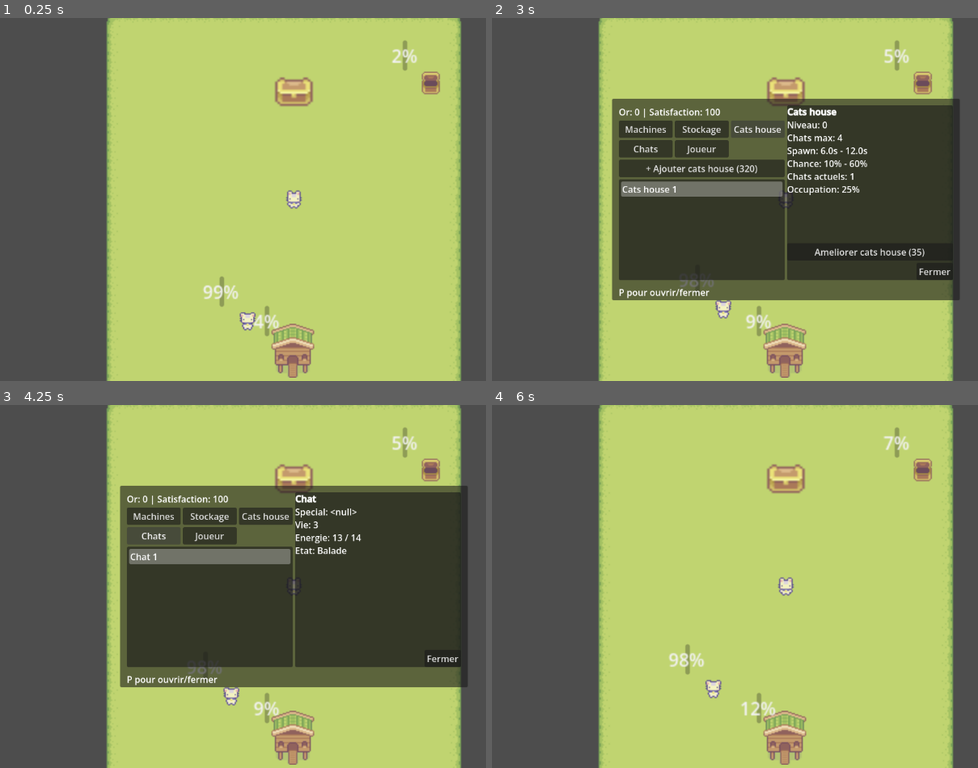
Above: before the commit, frames 1-4 (two rows, left to right).
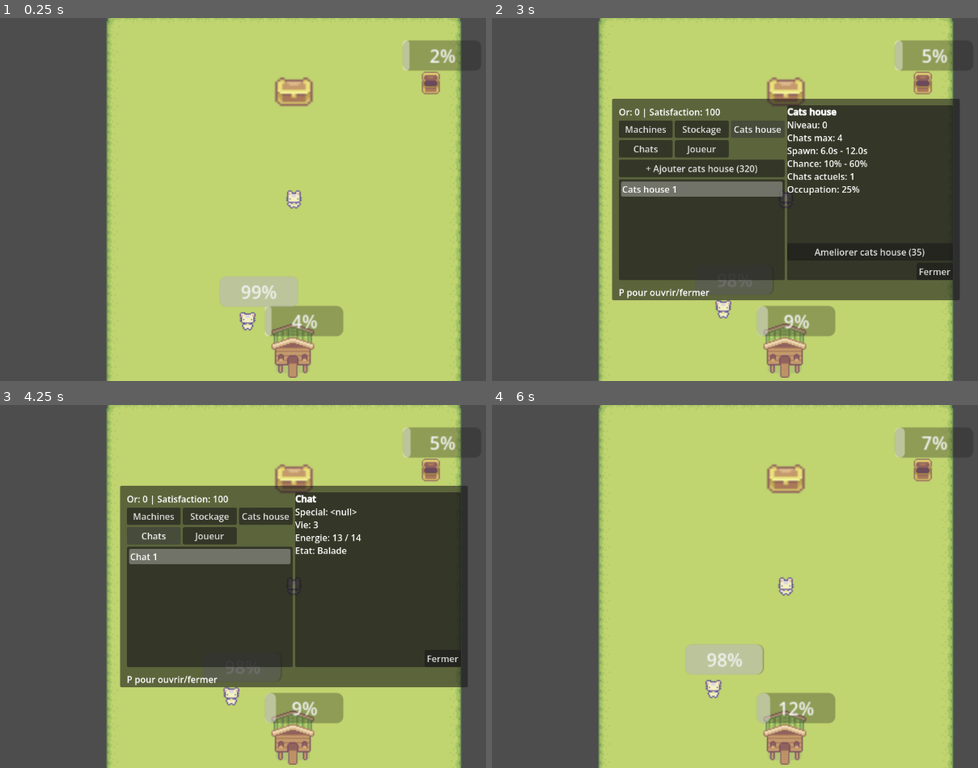
Above: after the commit, the same moments.

Repository: Cam17O/Coffeepocalypse
Game: Godot game, scene res://scenes/main.tscn
The game is run twice, just before and just after one commit, with the same random seed, the same clock (stepped at 60 frames per second) and the same inputs.
Inputs (mouse positions are in pixels of both pictures, inside the frame that each line leads up to):
- Up to frame 1 (0.25 s): no input
- Up to frame 2 (3 s): move the mouse to (783, 351) at 0.52 s; hold D (right) 0.53-1.25 s; hold P (toggle_phone) 0.53-1.25 s; click (783, 351) at 0.67 s; click "Machines" at 1.25 s; click "Stockage" at 2 s; click "Cats house" at 2.75 s
- Up to frame 3 (4.25 s): click "Chats" at 3.5 s
- Up to frame 4 (6 s): click "Joueur" at 4.25 s; click "Ameliorer peche (25)" at 5 s; click "Fermer" at 5.75 s

The runs differ from the first frame. In frame 1, 3.8% of the frame differs, in the area x 41-95%, y 6-88%; in frame 2, 2.5%; in frame 3, 2.5%; in frame 4, 3.8%.

Commit message:
qol good version 1

Diff:
--- a/code/cats/cats.gd
+++ b/code/cats/cats.gd
@@ -59,8 +59,10 @@
 			velocity = Vector2.ZERO
 			nav_agent.set_velocity(Vector2.ZERO)
 			if is_instance_valid(target_machine) and not target_machine.is_busy:
-				target_machine.start_brewing(self)
-				current_state = State.DRINKING
+				if target_machine.current_coffee_stock > 0:
+					var started = await target_machine.start_brewing(self)
+					if started:
+						current_state = State.DRINKING
 
 		State.DRINKING:
 			velocity = Vector2.ZERO
--- a/code/coffee_machine/coffee_machine.gd
+++ b/code/coffee_machine/coffee_machine.gd
@@ -44,13 +44,13 @@
 	current_coffee_stock = clamp(current_coffee_stock, 0, max_coffee_stock)
 	print("[Machine] Upgrade", name, "lvl", level, "stock", max_coffee_stock, "brew", brewing_time)
 
-func start_brewing(customer: Node2D):
+func start_brewing(customer: Node2D) -> bool:
 	if is_busy:
-		return
+		return false
 	if current_coffee_stock <= 0:
 		print("[Machine] Out of stock:", name)
 		_apply_failure(customer, "out_of_stock", false)
-		return
+		return false
 
 	is_busy = true
 	print("[Machine] Start brew:", name, "stock", current_coffee_stock)
@@ -66,7 +66,7 @@
 		print("[Machine] Brew failed:", name, "took_money", took_money)
 		_apply_failure(customer, "machine_failed", took_money)
 		is_busy = false
-		return
+		return true
 
 	current_coffee_stock -= 1
 	Global.add_money(coffee_price)
@@ -87,6 +87,7 @@
 		Global.apply_satisfaction_delta(delta, delta < 0)
 
 	is_busy = false
+	return true
 
 func _apply_failure(customer: Node2D, reason: String, took_money: bool):
 	var penalty = satisfaction_penalty * 0.8
--- a/code/ui/progress_bar.gd
+++ b/code/ui/progress_bar.gd
@@ -6,6 +6,8 @@
 	hide()
 	z_index = 10 # Toujours au-dessus
 	# Optionnel : Personnalise le style ici ou dans l'inspecteur
+	custom_minimum_size = Vector2(70, 6)
+	size = Vector2(70, 6)
 
 func start(duration: float, node: Node2D):
 	target_node = node
@@ -21,4 +23,13 @@
 func _process(_delta):
 	if visible and is_instance_valid(target_node):
 		# Positionne la barre au-dessus de l'objet
-		global_position = target_node.global_position + Vector2(-25, -50)
+		global_position = target_node.global_position + Vector2(-35, -30)
+		var ratio = 0.0
+		if max_value > 0.0:
+			ratio = value / max_value
+		if ratio >= 0.66:
+			modulate = Color(0.2, 0.9, 0.2)
+		elif ratio >= 0.33:
+			modulate = Color(0.95, 0.8, 0.2)
+		else:
+			modulate = Color(0.95, 0.25, 0.2)
--- a/scenes/progress_bar.tscn
+++ b/scenes/progress_bar.tscn
@@ -3,6 +3,9 @@
 [ext_resource type="Script" uid="uid://dlkgobdgjfjad" path="res://code/ui/progress_bar.gd" id="1_vt3ux"]
 
 [node name="ProgressBar" type="ProgressBar" unique_id=631009078]
-offset_right = 4.0
-offset_bottom = 27.0
+offset_right = 60.0
+offset_bottom = 8.0
+min_value = 0.0
+max_value = 1.0
+value = 1.0
 script = ExtResource("1_vt3ux")
